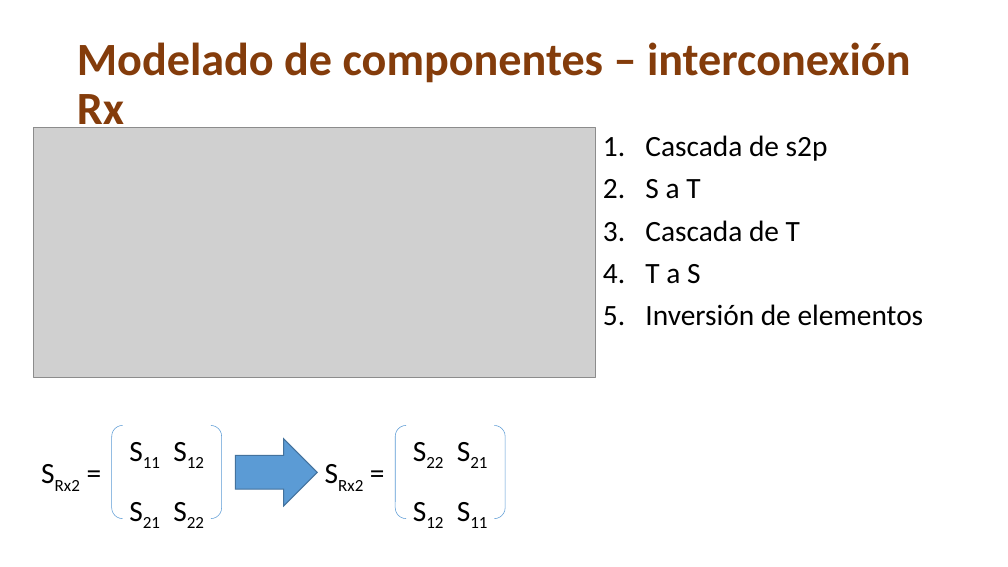
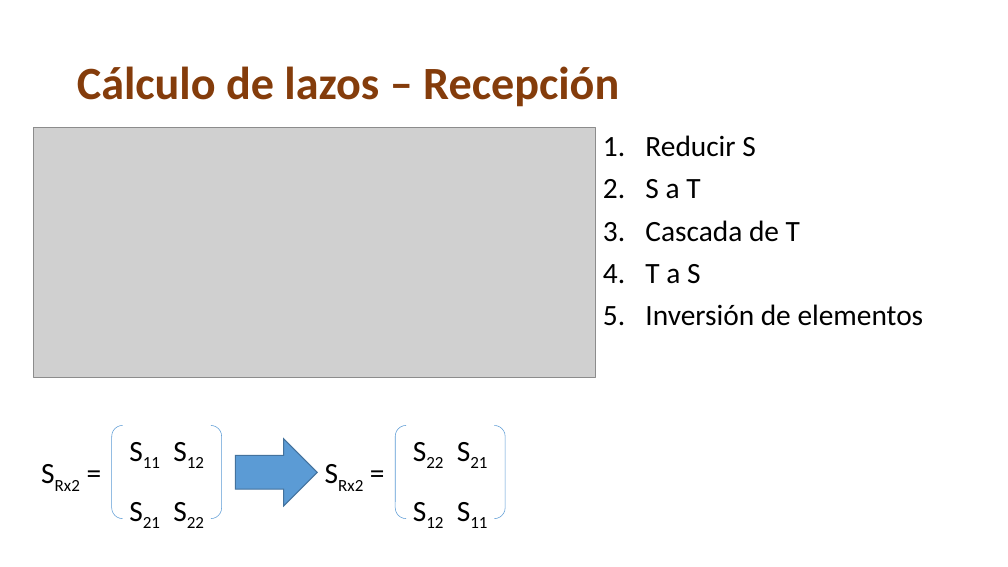
Before and after one commit to franciscoSoler/Polarimetric-Antenna-Calibrator, a slide deck: slide 21 of written/presentation/tesisInformatica.pptm. Drawn at 1008x567 pixels with LibreOffice and Linux fonts; fonts in the diff are those of the drawing; grey boxes stand for pictures. Boxes give left, top, right and bottom in pixels: in the first picture for what was removed or moved away, otherwise in the second. Text is boxed around its words. In the diff, an @@ line names an element or a change of style, - is before the commit and + after.

```diff
--- a/written/presentation/tesisInformatica.pptm
+++ b/written/presentation/tesisInformatica.pptm
@@ title at bbox=[77, 66, 619, 107]: text changed @@
-Modelado de componentes – interconexión Rx
+Cálculo de lazos – Recepción
@@ text at bbox=[645, 135, 755, 157]: text changed @@
-1. Cascada de s2p
+1. Reducir S
```
Also in this commit, not shown: 18 other slides changed, 2 slides added, 1 slide removed, 5 other files.
